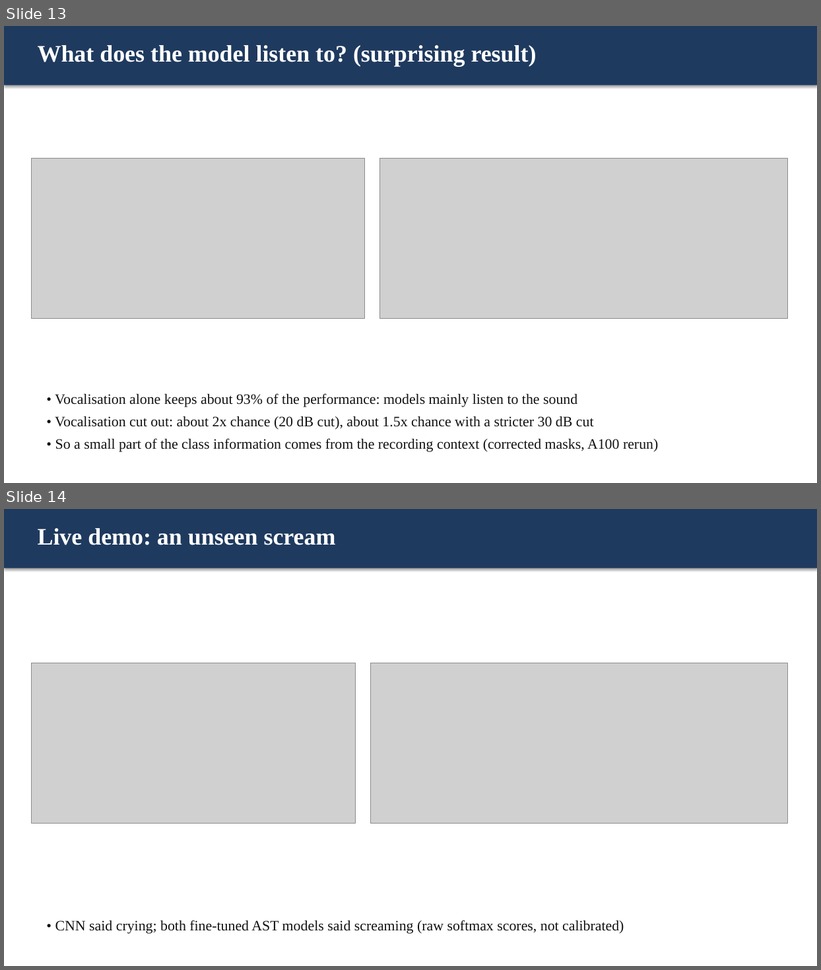
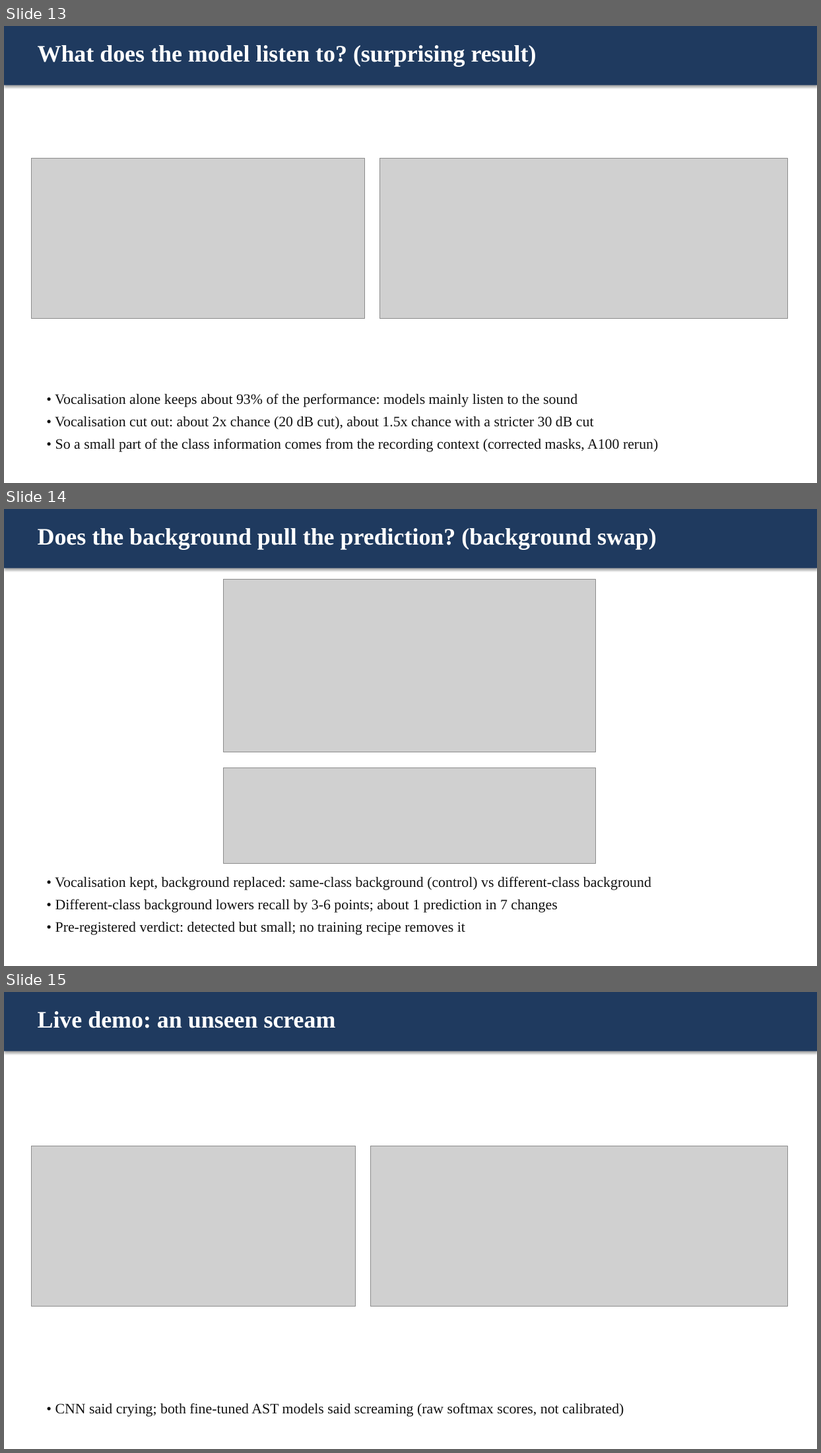
Before and after one commit to Harbani007/nonspeech7k-generalisation, a slide deck: report/presentation/Nonspeech7k_Presentation.pptx. Shown one above the other, each under a label of ours: slides 13 and 14 before the commit, slides 13, 14 and 15 after it. The pictures are 821x970 and 821x1453 pixels, drawn with LibreOffice and Linux fonts; fonts in the diff are those of the drawing; grey boxes stand for pictures. Boxes give left, top, right and bottom in pixels: in the first picture for what was removed or moved away, otherwise in the second. Text is boxed around its words. In the diff, an @@ line names an element or a change of style, - is before the commit and + after.

Commit message:
Phase 0 background swap (A100): DETECTED BUT SMALL; results, report section 7.6, new slide, study guide, plan (Phase 2 skipped)

```diff
--- a/report/presentation/Nonspeech7k_Presentation.pptx
+++ b/report/presentation/Nonspeech7k_Presentation.pptx
@@ slide 14 added at bbox=[4, 509, 817, 966], background #FFFFFF @@
@@ rectangle added at bbox=[4, 509, 817, 568], fill #1F3A5F @@
@@ text added at bbox=[38, 528, 657, 549], 28 pt, text #FFFFFF, bold @@
+Does the background pull the prediction? (background swap)
@@ picture added at bbox=[224, 579, 596, 753] @@
@@ picture added at bbox=[224, 768, 596, 864] @@
@@ text added at bbox=[55, 877, 651, 935], 17 pt, text #111111 @@
+• Vocalisation kept, background replaced: same-class background (control) vs different-class background
+• Different-class background lowers recall by 3-6 points; about 1 prediction in 7 changes
+• Pre-registered verdict: detected but small; no training recipe removes it
@@ what was slide 14 is now slide 15 @@
```
Also in this commit, not shown: 1 slide changed, 36 other files.
